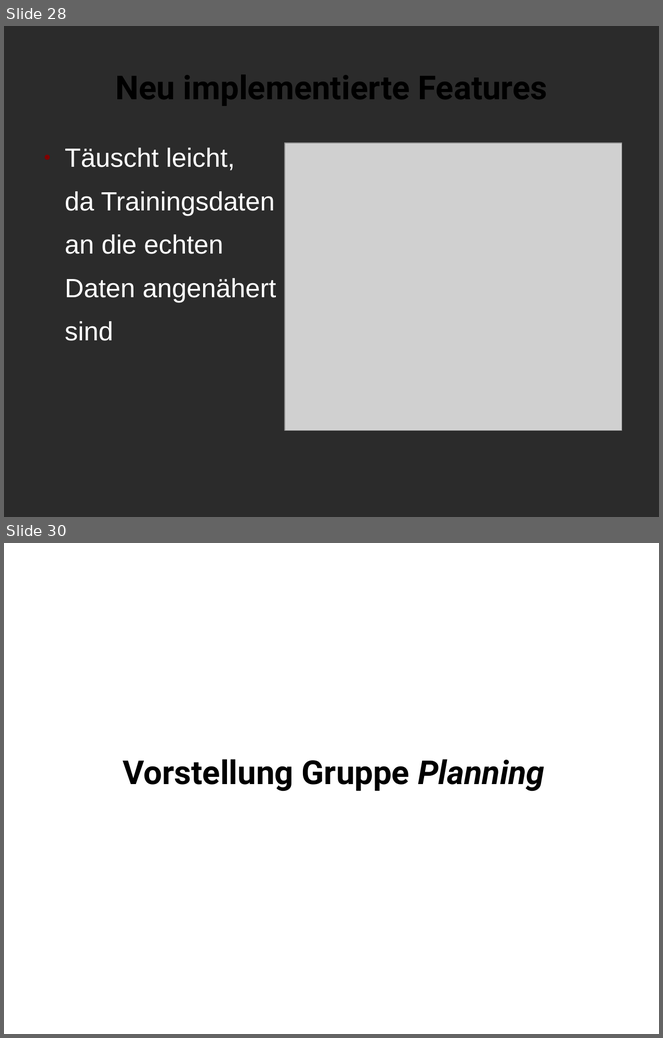
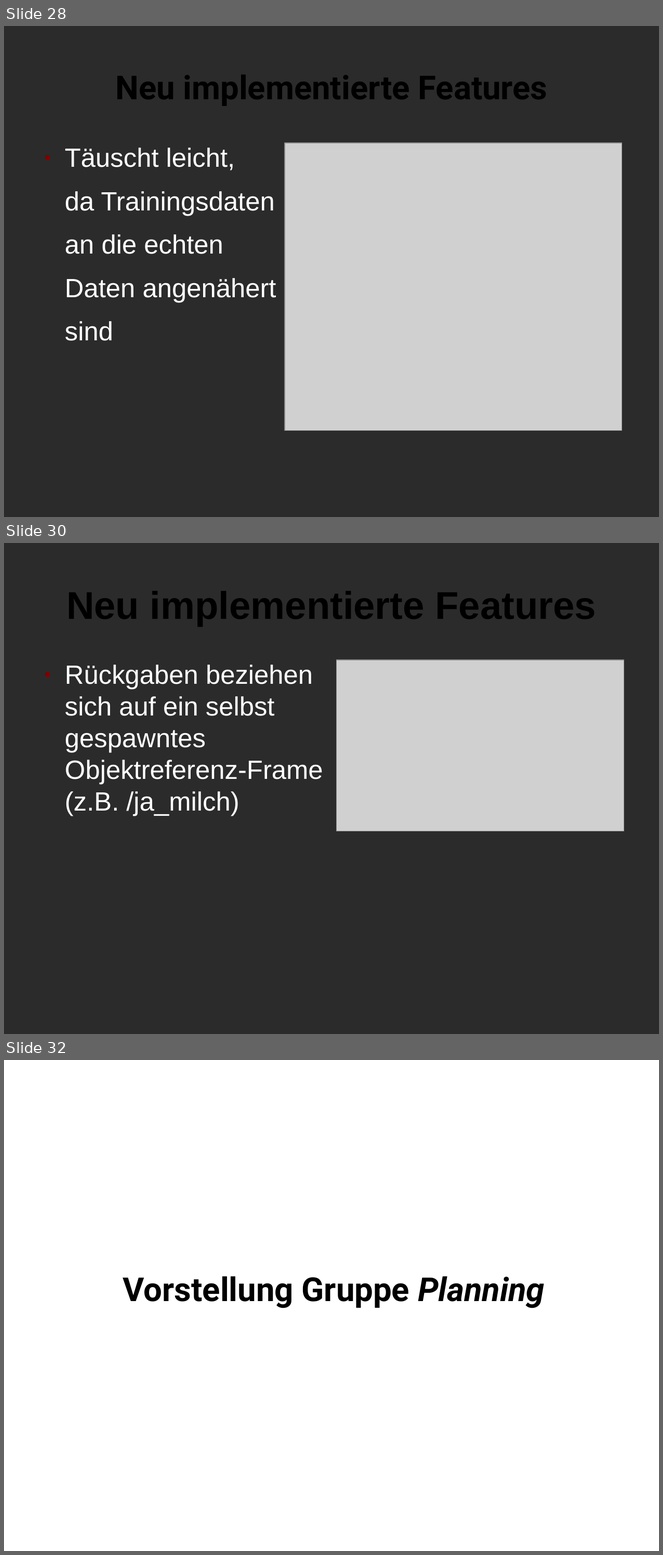
Before and after one commit to K8lcx63/suturo, a slide deck: demo_meilenstein_2/Präsentation.odp. Shown one above the other, each under a label of ours: slides 28 and 30 before the commit, slides 28, 30 and 32 after it; the slides between them are not shown. The pictures are 663x1038 and 663x1555 pixels, drawn with LibreOffice and Linux fonts; fonts in the diff are those of the drawing; grey boxes stand for pictures; background and template pictures are left out; a plain dark background stands for a picture behind light text. Boxes give left, top, right and bottom in pixels: in the first picture for what was removed or moved away, otherwise in the second. Text is boxed around its words. In the diff, an @@ line names an element or a change of style, - is before the commit and + after.

```diff
--- a/demo_meilenstein_2/Präsentation.odp
+++ b/demo_meilenstein_2/Präsentation.odp
@@ slide 30 added at bbox=[4, 543, 659, 1034], background picture (left out) @@
@@ title added at bbox=[66, 591, 596, 626], 46.8 pt, text #000000, bold @@
+Neu implementierte Features
@@ text added at bbox=[65, 665, 323, 817], 32 pt, text #FFFFFF @@
+● Rückgaben beziehen sich auf ein selbst gespawntes Objektreferenz-Frame (z.B. /ja_milch)
@@ picture added at bbox=[336, 660, 624, 832] @@
@@ what was slide 30 is now slide 32 @@
```
Also in this commit, not shown: 2 slides changed, 1 other slide added, 2 other files.
